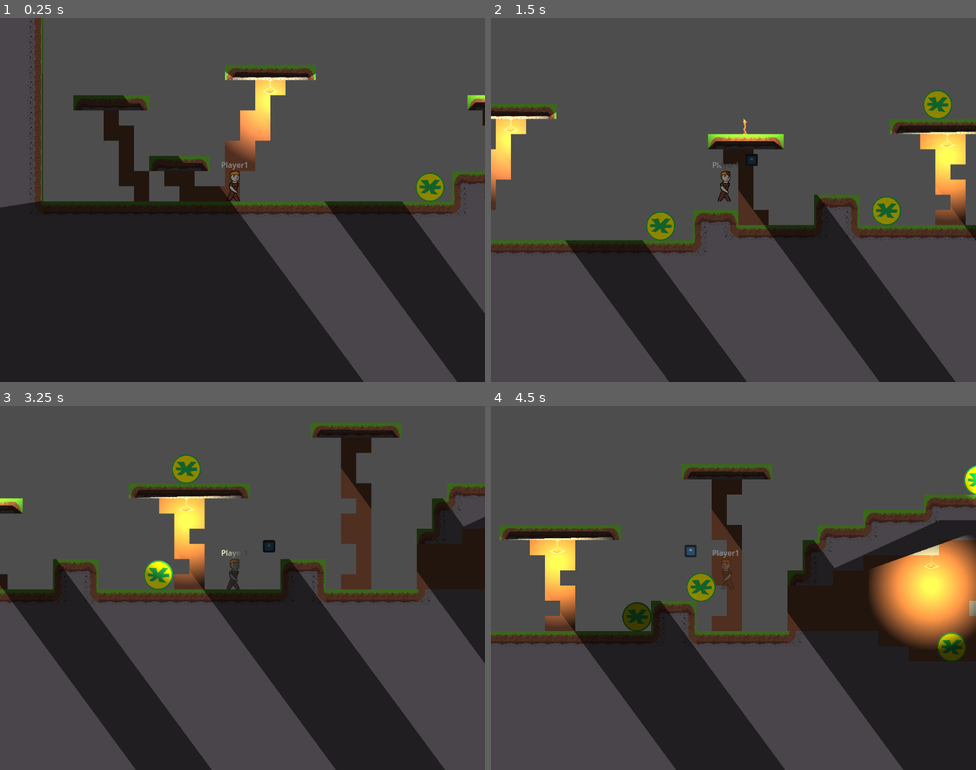
Above: before the commit, frames 1-4 (two rows, left to right).
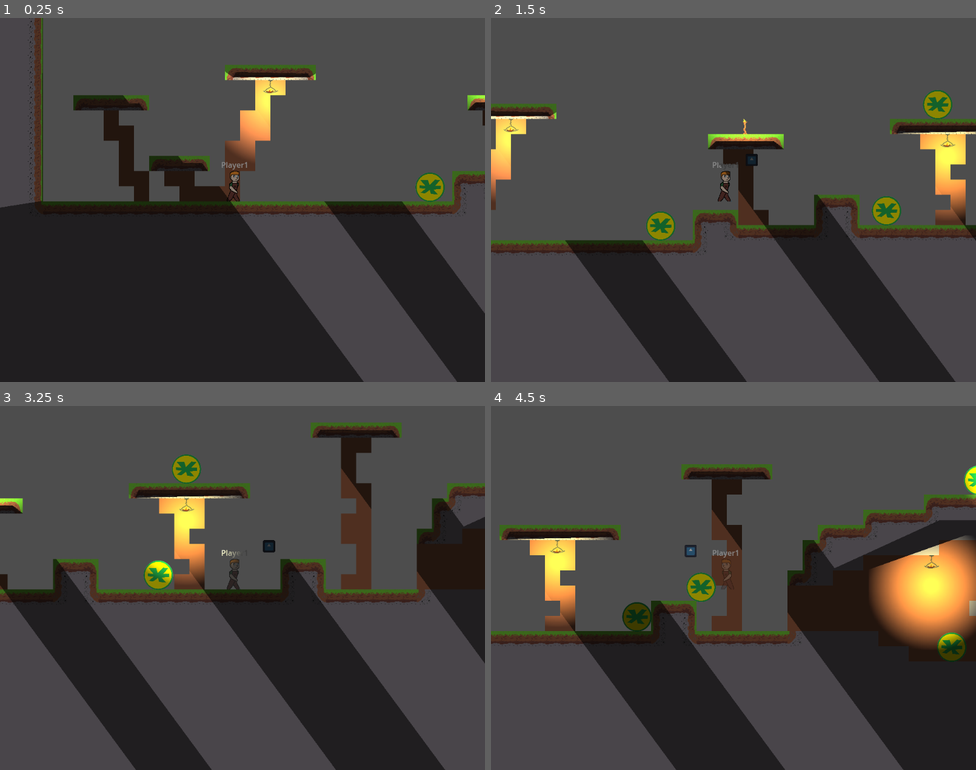
Above: after the commit, the same moments.

Repository: zac112/HeroFarmer
Game: Godot game, scene res://Assets/Platform/level_1.1.tscn
Same seed, same stepped clock (60 frames per second), same inputs: the game is played once before the commit and once after it. This scene is started directly instead of the project's main scene. The engine's default icon, where the game draws it, is replaced by a stand-in: a white triangle on a blue panel in a dark square.
Inputs:
- Up to frame 1 (0.25 s): no input
- Up to frame 2 (1.5 s): hold Space (Farm_action) 0.53-1.28 s; hold D (Farm_right) from 0.53 s (still down); tap W (Farm_up) at 0.77 s; tap Space (Farm_action) at 1.35 s
- Up to frame 3 (3.25 s): tap W (Farm_up) at 1.52, 3.02 s; release D (Farm_right) at 2.03 s; hold A (Farm_left) 2.03-2.78 s; hold Space (Farm_action) 2.03-2.78 s; hold D (Farm_right) from 2.78 s (still down); tap Space (Farm_action) at 2.85 s
- Up to frame 4 (4.5 s): hold Space (Farm_action) 3.53-4.28 s; tap W (Farm_up) at 3.77 s; release D (Farm_right) at 4.28 s; hold A (Farm_left) from 4.28 s (still down); tap Space (Farm_action) at 4.35 s

The runs differ from the first frame. In frame 1, less than 0.1% of the frame differs, in the area x 54-58%, y 17-21%; in frame 2, less than 0.1%, in the area x 2-96%, y 27-36%; in frame 3, less than 0.1%; in frame 4, less than 0.1%.

Commit message:
Added better visibility to hanginglights

Diff:
--- a/Assets/Platform/level_1.1.tscn
+++ b/Assets/Platform/level_1.1.tscn
@@ -544,6 +544,7 @@
 occluder = SubResource("OccluderPolygon2D_4ux7g")
 
 [node name="PointLight2D" type="PointLight2D" parent="."]
+visibility_layer = 3
 position = Vector2(-16, -202)
 color = Color(1, 0.988061, 0.942845, 1)
 energy = 3.16
@@ -607,24 +608,34 @@
 texture_scale = 4.11
 
 [node name="Hanginglightall" type="AnimatedSprite2D" parent="."]
+modulate = Color(0.454524, 0.454524, 0.454524, 1)
+self_modulate = Color(0.930764, 0.979263, 0.999316, 1)
+top_level = true
+light_mask = 3
+visibility_layer = 3
 position = Vector2(-15, -234)
 sprite_frames = SubResource("SpriteFrames_0edfc")
 autoplay = "default"
-frame_progress = 0.805196
 
 [node name="Hanginglightall2" type="AnimatedSprite2D" parent="."]
+modulate = Color(0.454524, 0.454524, 0.454524, 1)
+self_modulate = Color(0.930764, 0.979263, 0.999316, 1)
 position = Vector2(907, -202)
 sprite_frames = SubResource("SpriteFrames_0edfc")
 autoplay = "default"
 frame_progress = 0.681045
 
 [node name="Hanginglightall3" type="AnimatedSprite2D" parent="."]
+modulate = Color(0.454524, 0.454524, 0.454524, 1)
+self_modulate = Color(0.930764, 0.979263, 0.999316, 1)
 position = Vector2(1697, -170)
 sprite_frames = SubResource("SpriteFrames_0edfc")
 autoplay = "default"
 frame_progress = 0.53384
 
 [node name="Hanginglightall4" type="AnimatedSprite2D" parent="."]
+modulate = Color(0.454524, 0.454524, 0.454524, 1)
+self_modulate = Color(0.930764, 0.979263, 0.999316, 1)
 position = Vector2(2081, -170)
 sprite_frames = SubResource("SpriteFrames_0edfc")
 autoplay = "default"
